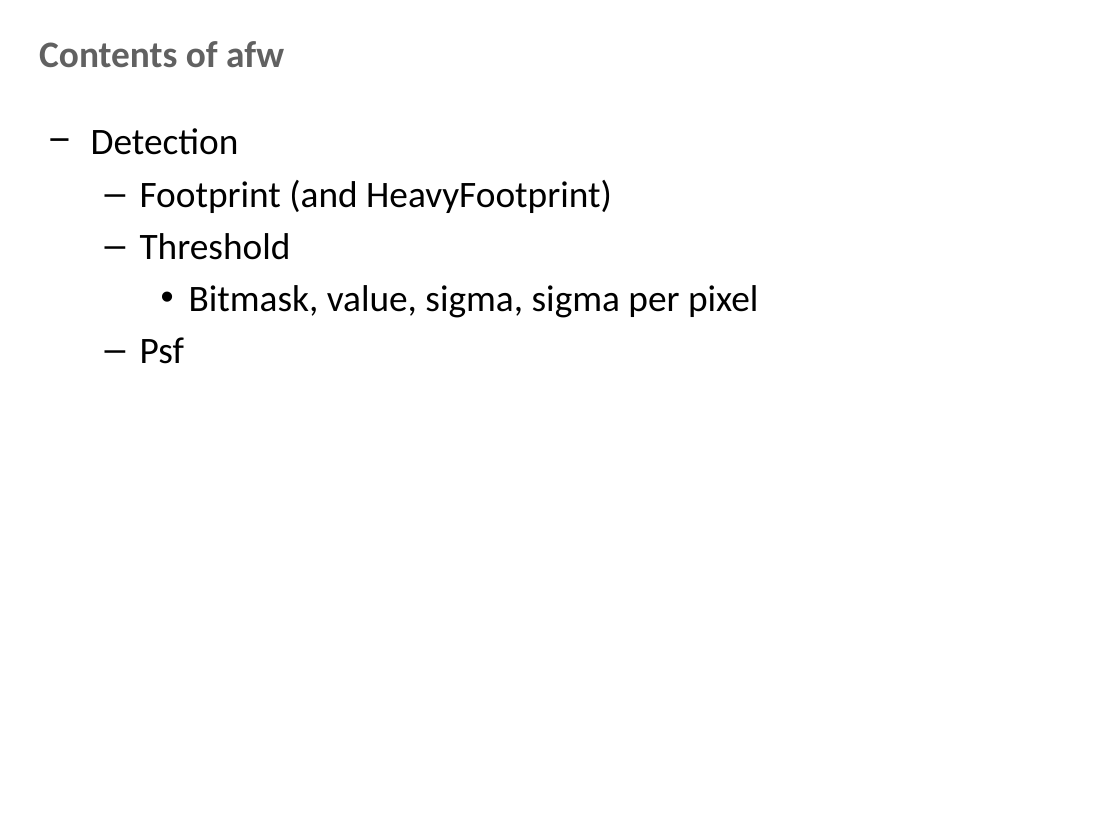
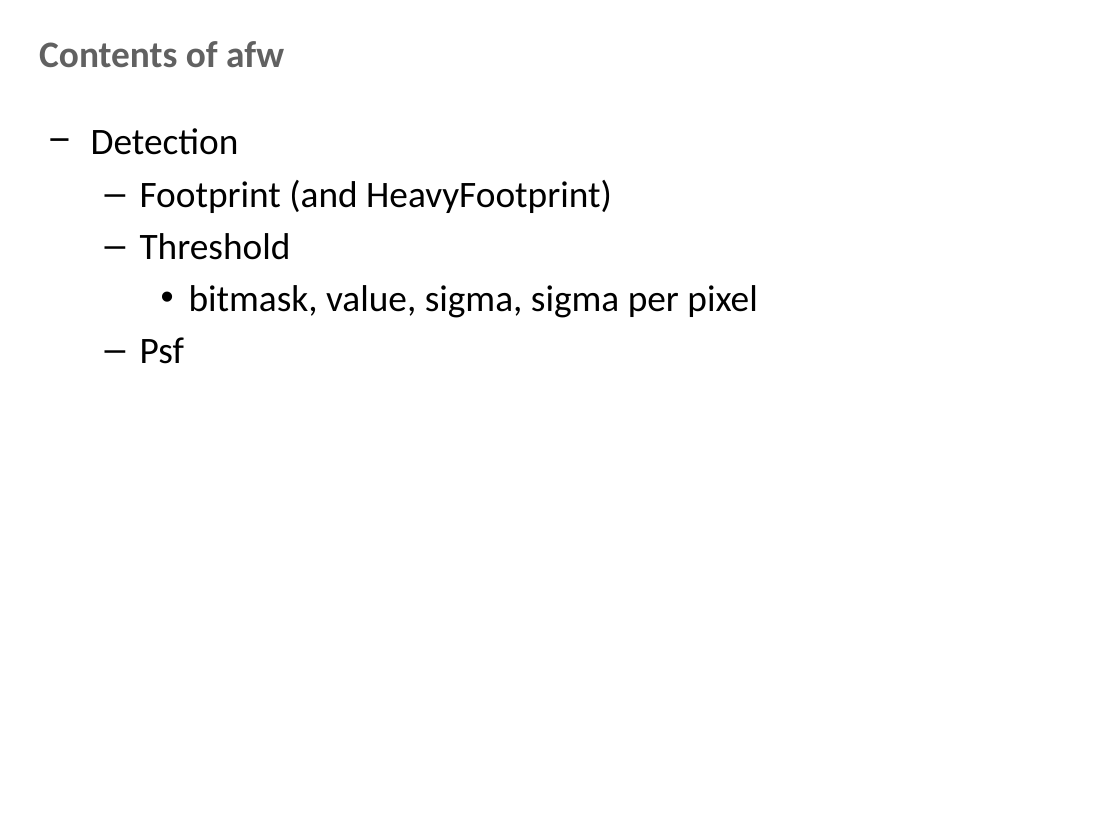
Before and after one commit to lsst-dm/Oct15_bootcamp, a slide deck: slide 4 of documents/afw_lecture.pptx. Drawn at 1120x840 pixels with LibreOffice and Linux fonts; fonts in the diff are those of the drawing; background and template pictures are left out. Boxes give left, top, right and bottom in pixels: in the first picture for what was removed or moved away, otherwise in the second. Text is boxed around its words. In the diff, an @@ line names an element or a change of style, - is before the commit and + after.

```diff
--- a/documents/afw_lecture.pptx
+++ b/documents/afw_lecture.pptx
@@ text at [189, 285, 757, 318]: text changed @@
-    • Bitmask, value, sigma, sigma per pixel
+    • bitmask, value, sigma, sigma per pixel
```
Also in this commit, not shown: 16 other slides changed, 10 slides added, 4 slides removed, 2 other files.
